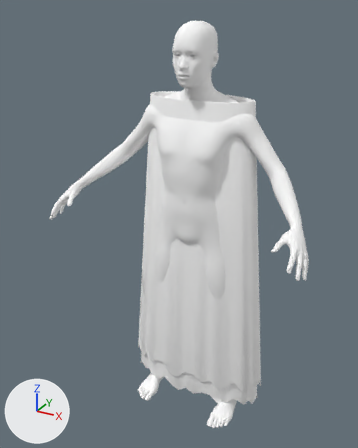
The glTF model assets/generated/cathedral_roster/la_llorona/model.glb, before and after one commit.
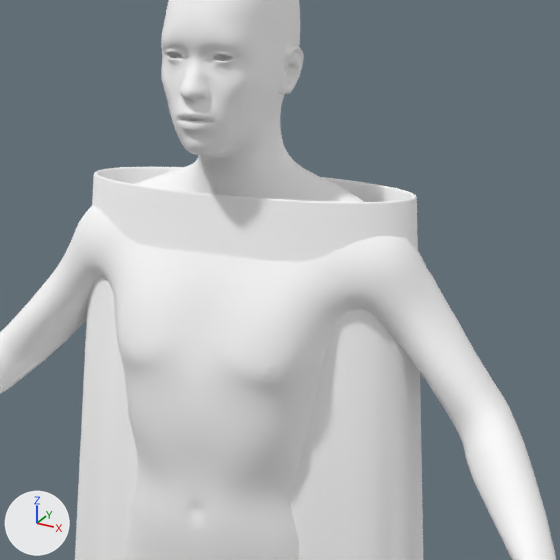
Each version is shown whole from a 50 mm camera at (0.926, -1.872, 1.87) aimed at (-0.043, -0.11, 0.989), then close up on the part from 34% to 84% of the width and 8% to 49% of the height. The axes (+X, +Y, +Z) are drawn at lower left. The lights are the same throughout. The first two pictures are the older version. Where no turn or scale is listed for an object, it has been applied to the vertices.

In view in the first close-up: 'OuterRobe', 'la_llorona_Body'.
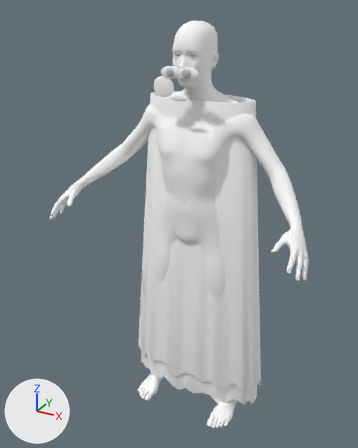
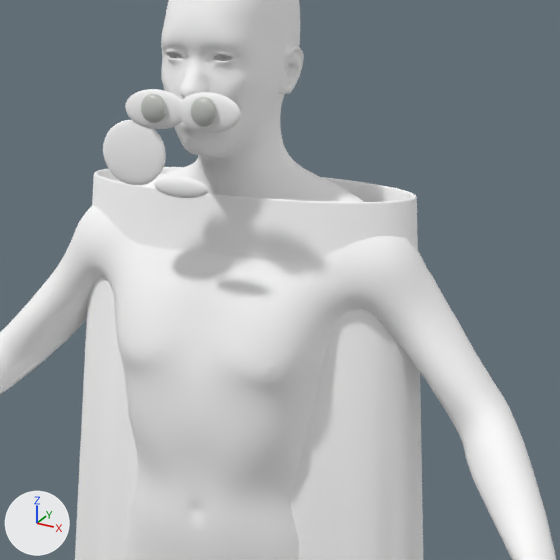
Changed parts and their boxes (x1, y1, x2, y2) in the close-ups (560 x 560 px):
```json
{"object": "CheekDecay", "change": "added", "after": [103, 120, 166, 185]}
{"object": "EyeSocket_R", "change": "added", "after": [181, 92, 241, 133]}
{"object": "EyeSocket_L", "change": "added", "after": [125, 89, 182, 129]}
{"object": "MouthShadow", "change": "added", "after": [154, 177, 208, 198]}
{"object": "Eye_R", "change": "moved", "after": [190, 97, 217, 127], "on screen": "not visible before"}
{"object": "Eye_L", "change": "moved", "after": [141, 94, 166, 123], "on screen": "not visible before"}
```

Scene script edits in JSON lines:
```json
{"op": "add", "block": "mat_m_la_llorona_bruise_blue", "code": ["mat_m_la_llorona_bruise_blue = principled_material('M_la_llorona_bruise_blue')", "mat_m_la_llorona_bruise_blue.base_color = (1.0, 1.0, 1.0)  # white #ffffff", "mat_m_la_llorona_bruise_blue.roughness = 0.72"]}
{"op": "add", "block": "mat_m_la_llorona_soot", "code": ["mat_m_la_llorona_soot = principled_material('M_la_llorona_soot')", "mat_m_la_llorona_soot.base_color = (1.0, 1.0, 1.0)  # white #ffffff", "mat_m_la_llorona_soot.roughness = 0.72"]}
{"op": "add", "block": "me_sphere_011", "code": ["me_sphere_011 = bpy.data.meshes.new('Sphere.011')", "me_sphere_011.from_pydata(...)  # a UV sphere (32 segments, 16 rings, poles along z) spanning x -0.0455..0.0455, y -0.0055..0.0055, z -0.04..0.04", "me_sphere_011.materials.append(mat_m_la_llorona_bruise_blue)  # white #ffffff"]}
{"op": "add", "block": "me_sphere_010", "code": ["me_sphere_010 = bpy.data.meshes.new('Sphere.010')", "me_sphere_010.from_pydata(...)  # a UV sphere (32 segments, 16 rings, poles along z) spanning x -0.0382..0.0382, y -0.0055..0.0055, z -0.0127..0.0127", "me_sphere_010.materials.append(mat_m_la_llorona_soot)  # white #ffffff"]}
{"op": "add", "block": "me_sphere_007", "code": ["me_sphere_007 = bpy.data.meshes.new('Sphere.007')", "me_sphere_007.from_pydata(...)  # a UV sphere (32 segments, 16 rings, poles along z) spanning x -0.0437..0.0437, y -0.0064..0.0064, z -0.0236..0.0236", "me_sphere_007.materials.append(mat_m_la_llorona_bruise_blue)  # white #ffffff"]}
{"op": "add", "block": "me_sphere_006", "code": ["me_sphere_006 = bpy.data.meshes.new('Sphere.006')", "me_sphere_006.from_pydata(...)  # a UV sphere (32 segments, 16 rings, poles along z) spanning x -0.0437..0.0437, y -0.0064..0.0064, z -0.0236..0.0236", "me_sphere_006.materials.append(mat_m_la_llorona_bruise_blue)  # white #ffffff"]}
{"op": "set", "path": "ob_eye_l.location", "old": "(-0.032, -0.051, 1.62)", "new": "(-0.035, -0.195, 1.643)"}
{"op": "set", "path": "ob_eye_r.location", "old": "(0.032, -0.051, 1.62)", "new": "(0.035, -0.195, 1.643)"}
{"op": "add", "block": "ob_cheekdecay", "code": ["ob_cheekdecay = bpy.data.objects.new('CheekDecay', me_sphere_011)", "ob_cheekdecay.location = (-0.069, -0.184, 1.587)"]}
{"op": "add", "block": "ob_mouthshadow", "code": ["ob_mouthshadow = bpy.data.objects.new('MouthShadow', me_sphere_010)", "ob_mouthshadow.location = (0.0, -0.188, 1.551)"]}
{"op": "add", "block": "ob_eyesocket_r", "code": ["ob_eyesocket_r = bpy.data.objects.new('EyeSocket_R', me_sphere_007)", "ob_eyesocket_r.location = (0.036, -0.186, 1.642)"]}
{"op": "add", "block": "ob_eyesocket_l", "code": ["ob_eyesocket_l = bpy.data.objects.new('EyeSocket_L', me_sphere_006)", "ob_eyesocket_l.location = (-0.036, -0.186, 1.642)"]}
```
